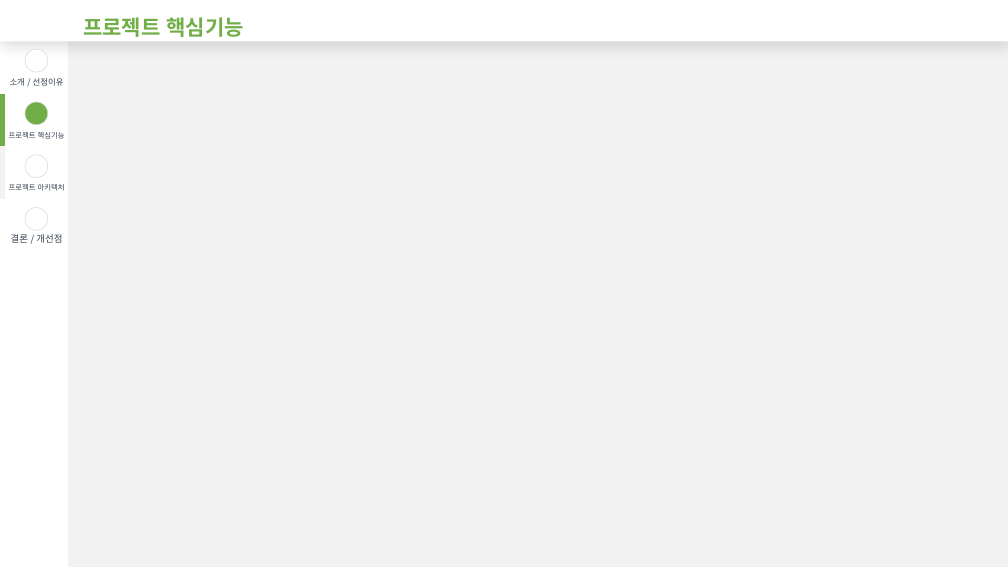
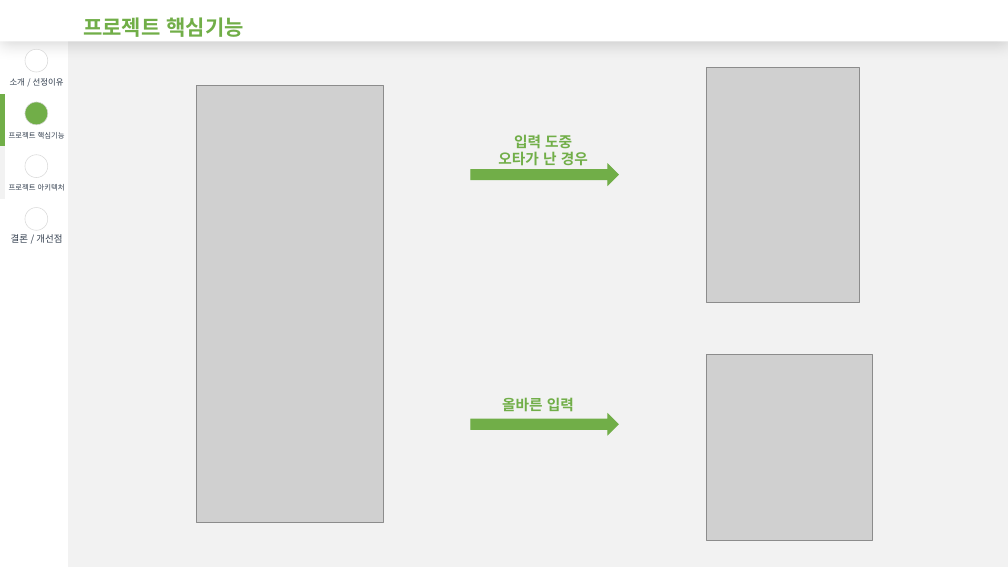
Before and after one commit to ssongms/Recommend_timetable_chatbot, a slide deck: slide 6 of Presentation.pptx. Drawn at 1008x567 pixels with LibreOffice and Linux fonts; fonts in the diff are those of the drawing; grey boxes stand for pictures. Boxes give left, top, right and bottom in pixels: in the first picture for what was removed or moved away, otherwise in the second. Text is boxed around its words. In the diff, an @@ line names an element or a change of style, - is before the commit and + after.

Commit message:
Complete ppt

```diff
--- a/Presentation.pptx
+++ b/Presentation.pptx
@@ picture added at (x1=197, y1=85, x2=383, y2=523) @@
@@ picture added at (x1=706, y1=67, x2=859, y2=302) @@
@@ text added at (x1=498, y1=134, x2=588, y2=166), 14 pt, text #71AE48, bold @@
+입력 도중
+오타가 난 경우
@@ right arrow added at (x1=471, y1=165, x2=619, y2=185), fill #71AE48, outline #71AE48 1 pt @@
@@ picture added at (x1=706, y1=355, x2=872, y2=540) @@
@@ right arrow added at (x1=471, y1=414, x2=619, y2=435), fill #71AE48, outline #71AE48 1 pt @@
@@ text added at (x1=502, y1=397, x2=574, y2=411), 14 pt, text #71AE48, bold @@
+올바른 입력
```
Also in this commit, not shown: 3 other slides changed.
